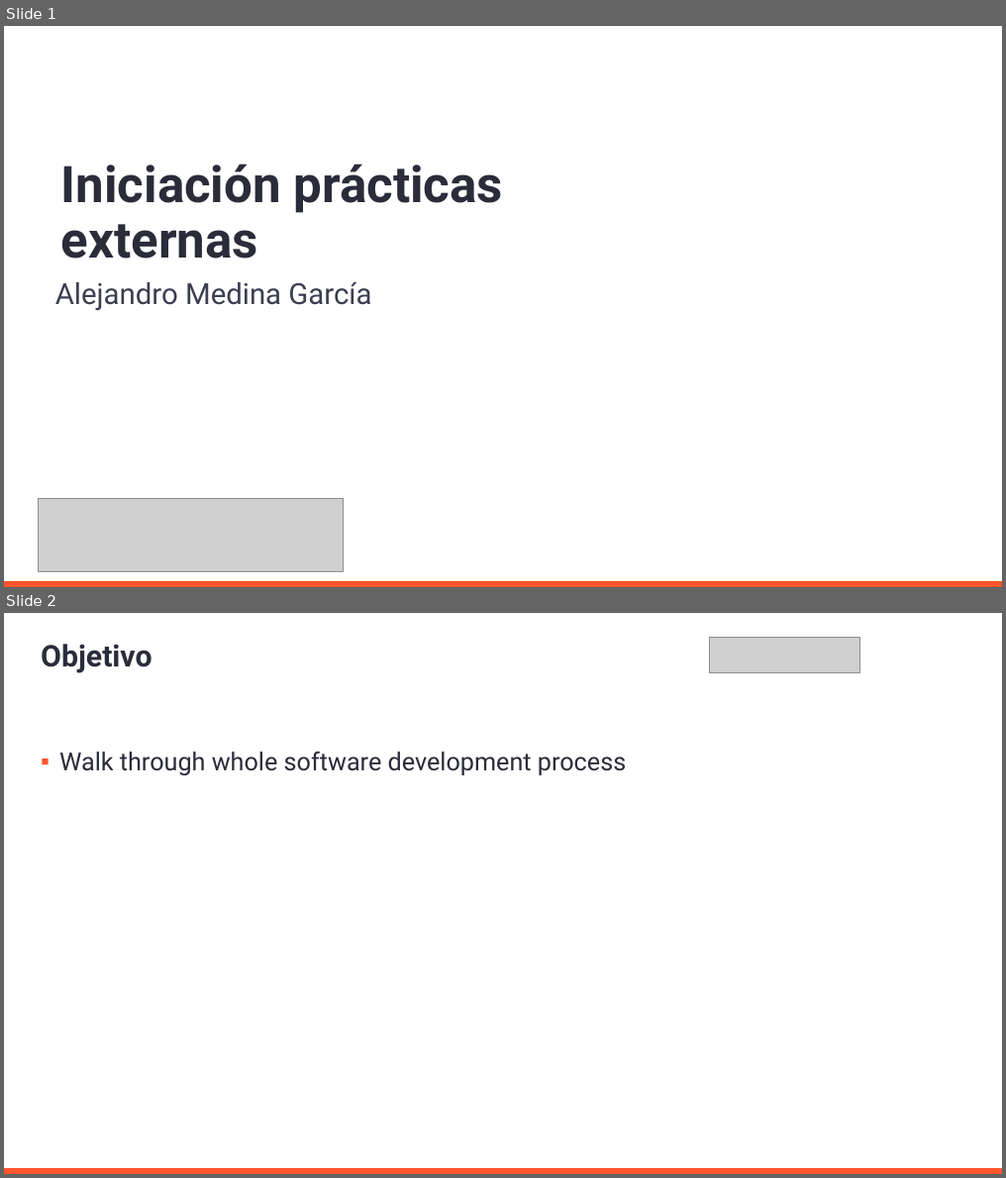
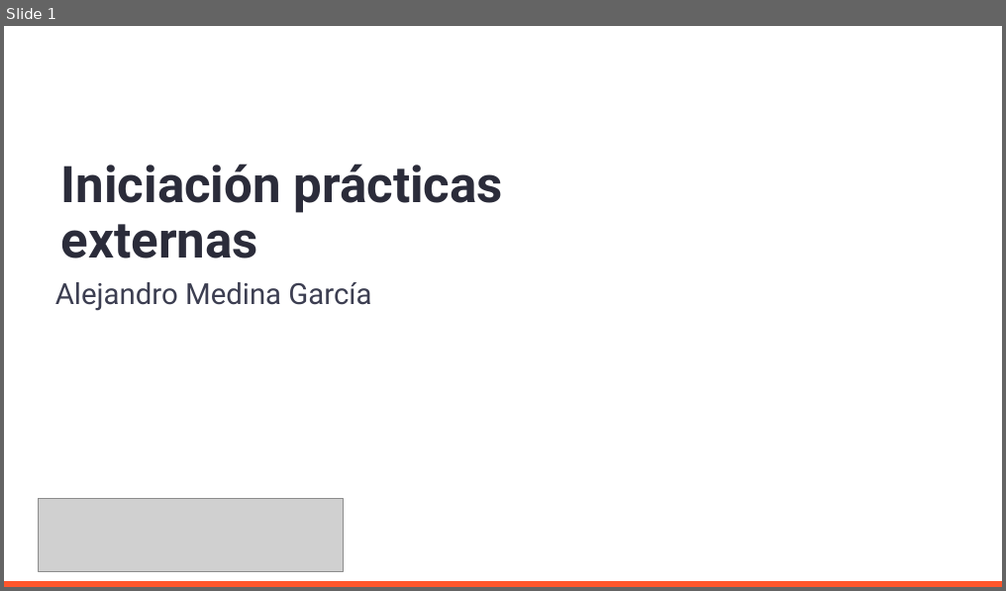
Before and after one commit to AleMedinaGarc/DotnetAPI-Practice, a slide deck: IniciacionDePracticasExternas.pptx. Shown one above the other, each under a label of ours: slides 1 and 2 before the commit, slide 1 after it. The pictures are 1006x1178 and 1006x591 pixels, drawn with LibreOffice and Linux fonts; fonts in the diff are those of the drawing; grey boxes stand for pictures; background and template pictures are left out. Boxes give left, top, right and bottom in pixels: in the first picture for what was removed or moved away, otherwise in the second. Text is boxed around its words. In the diff, an @@ line names an element or a change of style, - is before the commit and + after.

```diff
--- a/IniciacionDePracticasExternas.pptx
+++ b/IniciacionDePracticasExternas.pptx
@@ slide 2 removed at [4, 613, 1002, 1174], background #FFFFFF; not listed: 1 template element that a slide beside it also shows @@
@@ picture removed at [710, 637, 859, 672] @@
@@ title removed at [41, 644, 152, 673] @@
-Objetivo
@@ text removed at [59, 752, 626, 776] @@
-▪ Walk through whole software development process
```
Also in this commit, not shown: 2 slides changed, 10 slides added, 1 other file.
